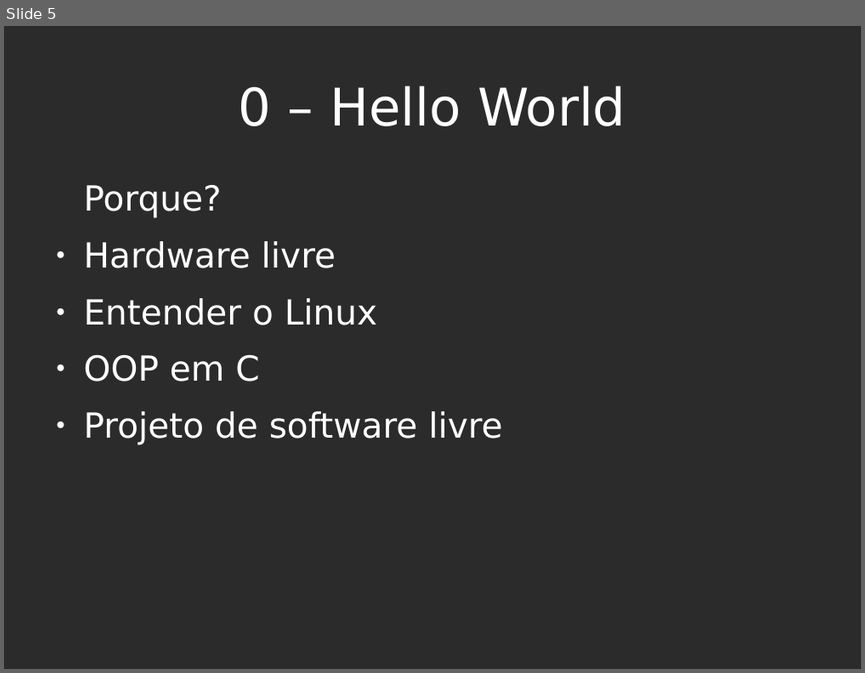
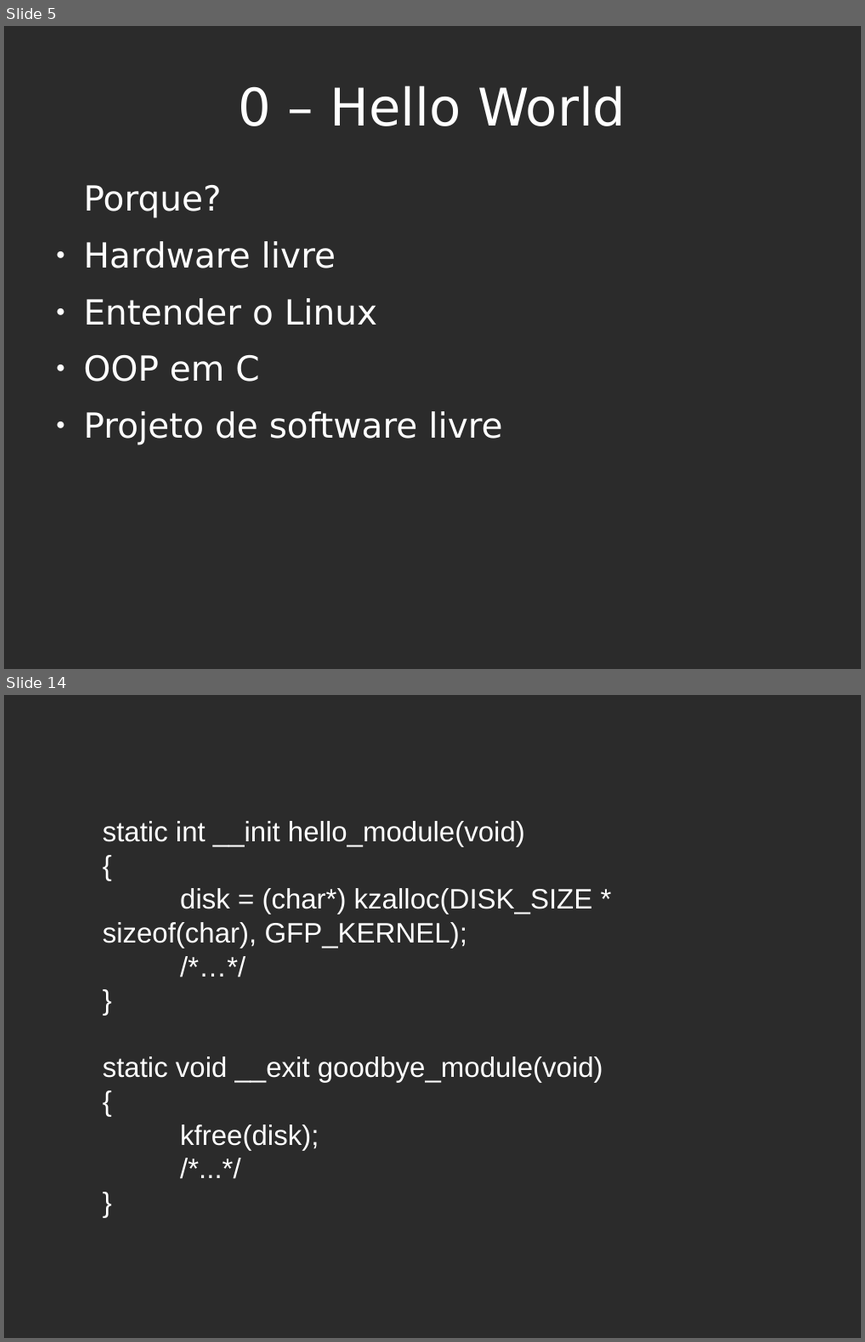
Before and after one commit to diegor2/primoduke, a slide deck: slides.odp. Shown one above the other, each under a label of ours: slide 5 before the commit, slides 5 and 14 after it; the slides between them are not shown. The pictures are 865x673 and 865x1342 pixels, drawn with LibreOffice and Linux fonts; fonts in the diff are those of the drawing; background and template pictures are left out; a plain dark background stands for a picture behind light text. Boxes give left, top, right and bottom in pixels: in the first picture for what was removed or moved away, otherwise in the second. Text is boxed around its words. In the diff, an @@ line names an element or a change of style, - is before the commit and + after.

```diff
--- a/slides.odp
+++ b/slides.odp
@@ slide 14 added at [4,695,861,1338], background picture (left out) @@
@@ subtitle added at [103,821,603,1150], 26 pt, text #FFFFFF @@
+static int __init hello_module(void)
+{
+disk = (char*) kzalloc(DISK_SIZE * sizeof(char), GFP_KERNEL);
+/*…*/
+}
+static void __exit goodbye_module(void)
+{
+kfree(disk);
+/*...*/
+}
```
Also in this commit, not shown: 5 slides changed, 6 other slides added, 1 slide removed.
